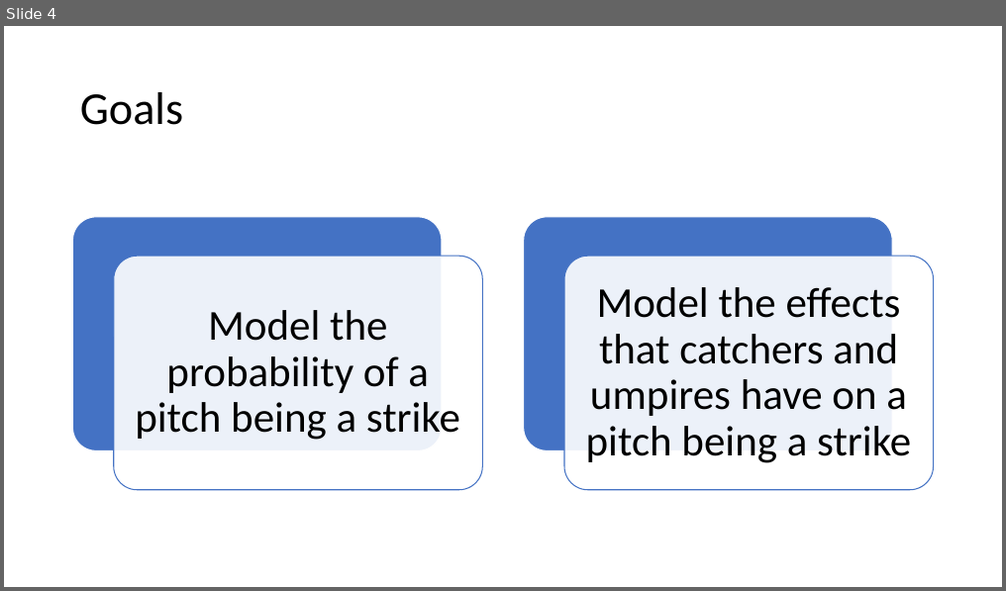
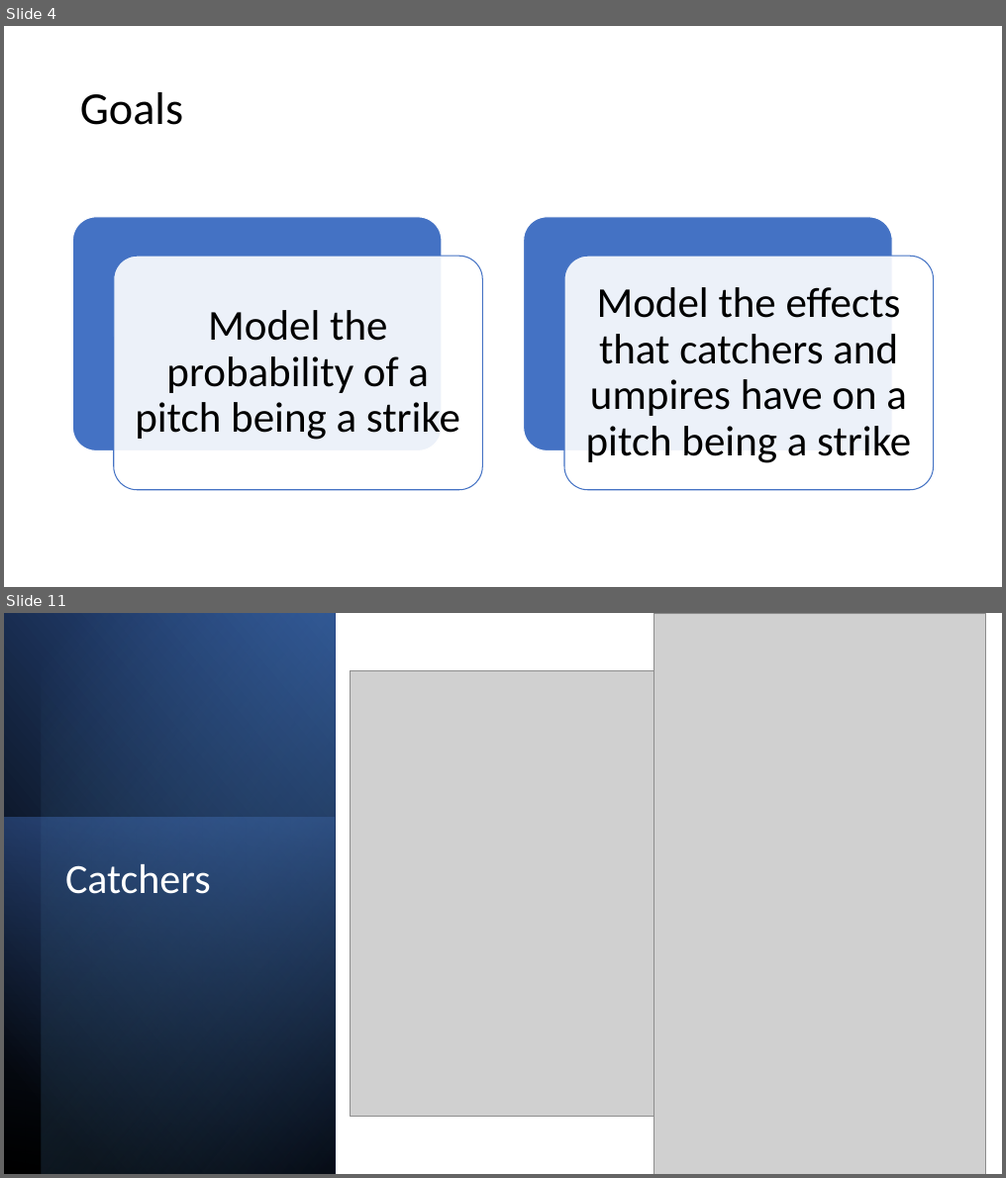
Before and after one commit to dteuscher1/Catcher-Framing, a slide deck: Framing_Presentation.pptx. Shown one above the other, each under a label of ours: slide 4 before the commit, slides 4 and 11 after it; the slides between them are not shown. The pictures are 1006x591 and 1006x1178 pixels, drawn with LibreOffice and Linux fonts; fonts in the diff are those of the drawing; grey boxes stand for pictures. Boxes give left, top, right and bottom in pixels: in the first picture for what was removed or moved away, otherwise in the second. Text is boxed around its words. In the diff, an @@ line names an element or a change of style, - is before the commit and + after.

```diff
--- a/Framing_Presentation.pptx
+++ b/Framing_Presentation.pptx
@@ slide 11 added at <box>4,613,1002,1174</box>, background #FFFFFF @@
@@ rectangle added at <box>4,613,335,1174</box>, fill gradient #000000 to #2F5597 @@
@@ rectangle added at <box>42,613,335,1174</box>, fill gradient #000000 to #5B9BD5 @@
@@ picture added at <box>653,613,985,1174</box> @@
@@ picture added at <box>350,670,681,1116</box> @@
@@ rectangle added at <box>4,818,335,1174</box>, fill gradient #4472C4 to #203864 @@
@@ title added at <box>65,864,211,894</box>, 40 pt, text #FFFFFF @@
+Catchers
```
Also in this commit, not shown: 10 other slides added, 1 slide removed, 1 other file.
